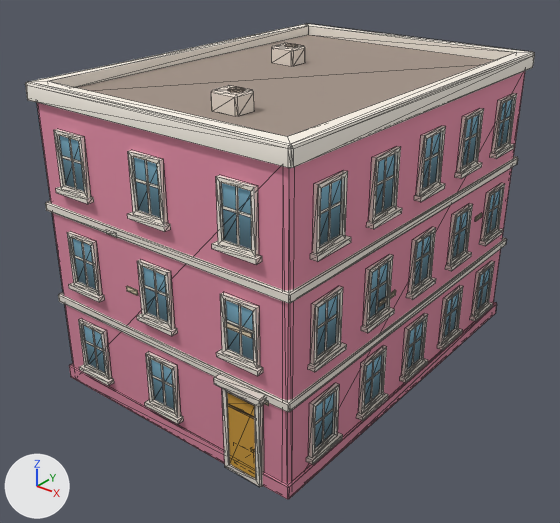
Renders of the glTF model newcity/art/kit/boylston_s5.glb from each side of a commit.
The view is the same before and after, from a camera (50 mm lens) standing at (15.74, -20.78, 16.14) and looking at (-0.02, -1.08, 3.93). Arrows for +X, +Y and +Z are at lower left; the lights stay in place. The older version comes first. Mesh edges are drawn as thin lines. Vertices at exactly the same position are counted once.

The scene before the commit, as lines of its bpy script (objects in view):
```python
me_boylston_s5 = bpy.data.meshes.new('boylston_s5')
me_boylston_s5.from_pydata(...)  # 1628 vertices, 2154 faces; spans x -5.24..5.24, y -7.3..7.16, z -0.02..11.01
me_boylston_s5.materials.append(mat_kit_atlas)  # picture img_atlas
ob_boylston_s5 = bpy.data.objects.new('boylston_s5', me_boylston_s5)
ob_boylston_s5.location = (0.0, 0.0, 0.0)
```
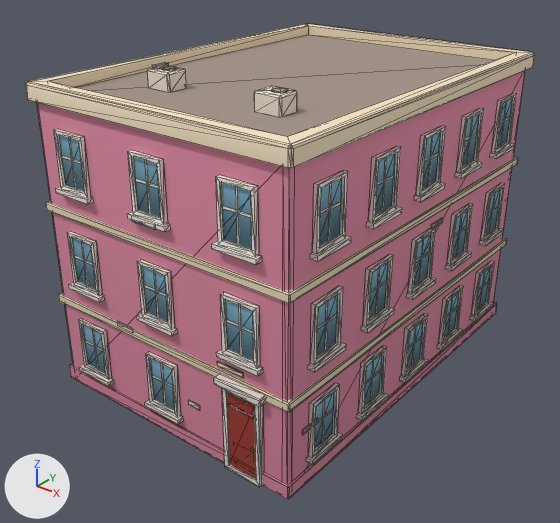
Where the change shows, as pixel boxes [x1, y1, x2, y2] in the pictures (560 x 523 px; the box of a moved part takes in the faces that stretch with it):
part 1 of me_boylston_s5, moved or reshaped
    before: [475, 213, 482, 221]
    after: [302, 419, 318, 435]
part 2 of me_boylston_s5, moved or reshaped
    before: [285, 44, 298, 48]
    after: [162, 67, 177, 71]
part 3 of me_boylston_s5, moved or reshaped
    before: [272, 43, 305, 66]
    after: [147, 66, 186, 92]
part 4 of me_boylston_s5, moved or reshaped
    before: [108, 85, 269, 406]
    after: [118, 62, 297, 411]
part 5 of me_boylston_s5, moved or reshaped
    before: [379, 290, 396, 306]
    after: [431, 218, 443, 228]
part 6 of me_boylston_s5, surface changed
    both: [25, 24, 535, 479]

Edits to the bpy script that builds the scene:
```text
Change me_boylston_s5:
    used by ob_boylston_s5; location = (0.0, 0.0, 0.0)
    remove me_boylston_s5.from_pydata(...)  # 1628 vertices, 2154 faces; spans x -5.24..5.24, y -7.3..7.16, z -0.02..11.01
    add me_boylston_s5.from_pydata(...)  # 1636 vertices, 2164 faces; spans x -5.24..5.24, y -7.3..7.16, z -0.02..11.09
    me_boylston_s5 part 1: the loose piece of 16 vertices spanning x 5.0..5.04, y 3.94..4.44, z 5.18..5.35 is scaled about its middle by (1, 1.51, 1), then moved by (0.0, -10.17, -3.28)
    me_boylston_s5 part 2: the loose piece of 16 vertices spanning x -1.85..-1.37, y 1.32..1.8, z 10.97..11.01 is moved by (-0.6, -5.42, 0.0)
    me_boylston_s5 part 3: the loose piece of 20 vertices spanning x -2.26..-1.26, y 1.16..1.96, z 10.37..10.97 is moved by (-0.6, -5.42, 0.0)
    me_boylston_s5 part 4: 116 vertices moved from x -5.04..4.31, y -7.04..-0.33, z 2.98..11.01 to x -5.04..3.38, y -7.04..0.31, z 1.55..11.01; 8 vertices added at x -2.7..-2.5, y -4.11..-3.61, z 10.97..11.09
    me_boylston_s5 part 5: 16 vertices moved from x 5.0..5.04, y -2.54..-1.54, z 4.46..4.63 to x 5.0..5.04, y 0.52..1.27, z 6.02..6.19
    me_boylston_s5 part 6: 230 kept faces spanning x -5.16..5.16, y -7.16..7.16, z 0.15..10.75 get new texture (UV) coordinates
    other edits to the shape of me_boylston_s5 do not show in these pictures
```
